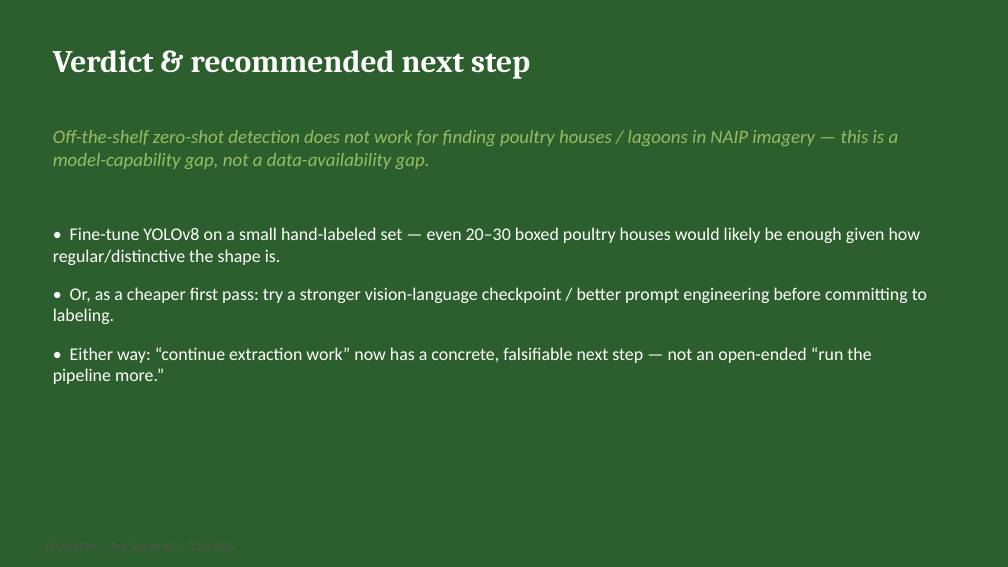
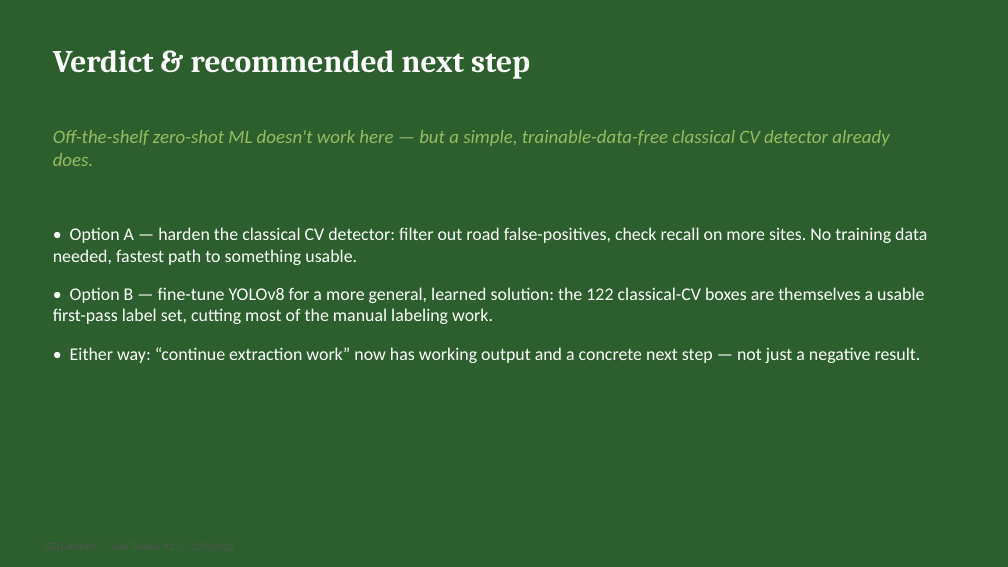
Before and after one commit to xylem-lab/GEO-ANOM-dashboard, a slide deck: slide 8 of docs/AFO_Imagery_Learnings.pptx (slide 6 before the commit). Drawn at 1008x567 pixels with LibreOffice and Linux fonts; fonts in the diff are those of the drawing. Boxes give left, top, right and bottom in pixels: in the first picture for what was removed or moved away, otherwise in the second. Text is boxed around its words. In the diff, an @@ line names an element or a change of style, - is before the commit and + after.

Commit message:
Add working classical CV detector for poultry houses/lagoons
Zero-shot YOLO-World found nothing, so tried plain OpenCV color+shape
filtering instead of jumping straight to fine-tuning -- both feature
types have distinctive, consistent visual signatures that don't need
a learned model. Result: 122 poultry houses correctly boxed across
all 10 tiles (vs 0 from zero-shot), plus 2 correctly-identified water
bodies, with no training data required. Updated the write-up and deck
with this as a concrete next option alongside fine-tuning.

```diff
--- a/docs/AFO_Imagery_Learnings.pptx
+++ b/docs/AFO_Imagery_Learnings.pptx
@@ text at bbox=[53, 130, 889, 166]: text changed @@
-Off-the-shelf zero-shot detection does not work for finding poultry houses / lagoons in NAIP imagery — this is a model-capability gap, not a data-availability gap.
+Off-the-shelf zero-shot ML doesn't work here — but a simple, trainable-data-free classical CV detector already does.
@@ text at bbox=[53, 227, 927, 363]: text changed @@
-• Fine-tune YOLOv8 on a small hand-labeled set — even 20–30 boxed poultry houses would likely be enough given how regular/distinctive the shape is.
-• Or, as a cheaper first pass: try a stronger vision-language checkpoint / better prompt engineering before committing to labeling.
-• Either way: “continue extraction work” now has a concrete, falsifiable next step — not an open-ended “run the pipeline more.”
+• Option A — harden the classical CV detector: filter out road false-positives, check recall on more sites. No training data needed, fastest path to something usable.
+• Option B — fine-tune YOLOv8 for a more general, learned solution: the 122 classical-CV boxes are themselves a usable first-pass label set, cutting most of the manual labeling work.
+• Either way: “continue extraction work” now has working output and a concrete next step — not just a negative result.
```
Also in this commit, not shown: 1 other slide changed, 2 slides added, 13 other files.
